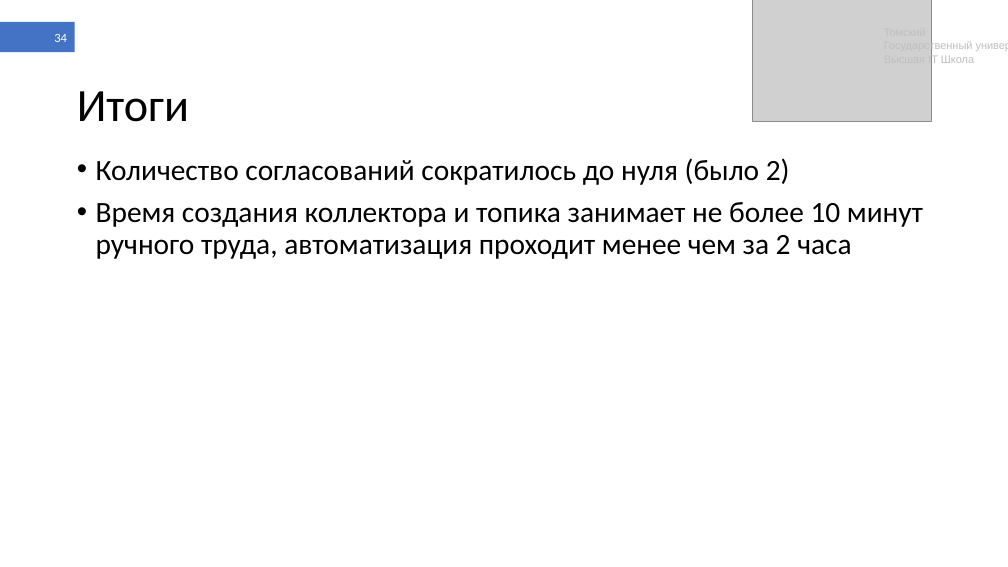
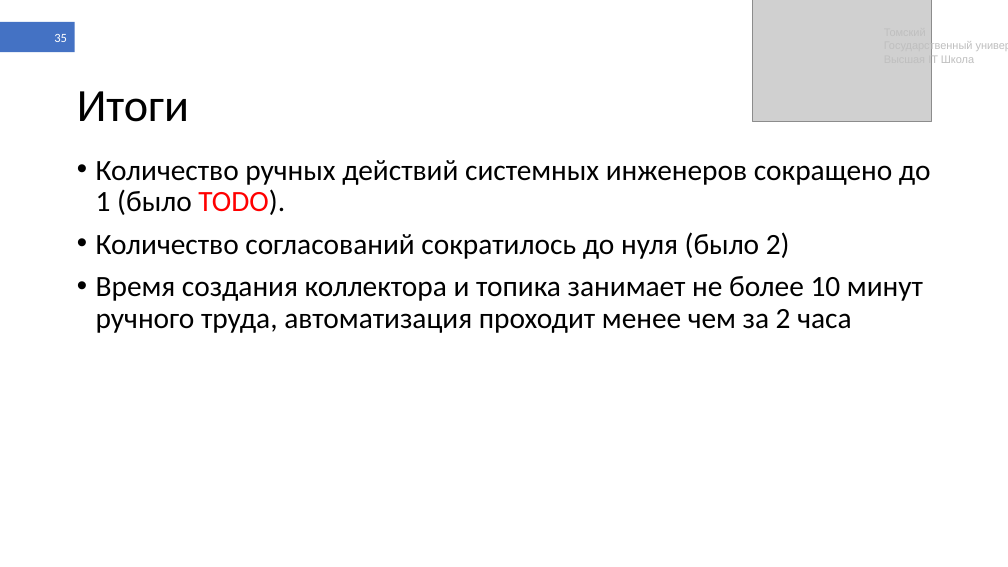
Before and after one commit to shameoff/GraduateWork, a slide deck: slide 35 of Презентация ВКР (в шаблоне).pptx (slide 34 before the commit). Drawn at 1008x567 pixels with LibreOffice and Linux fonts; fonts in the diff are those of the drawing; grey boxes stand for pictures. Boxes give left, top, right and bottom in pixels: in the first picture for what was removed or moved away, otherwise in the second. Text is boxed around its words. In the diff, an @@ line names an element or a change of style, - is before the commit and + after.

```diff
--- a/Презентация ВКР (в шаблоне).pptx
+++ b/Презентация ВКР (в шаблоне).pptx
@@ page number at <box>54,34,67,42</box>: text changed @@
-34
+35
@@ text at <box>96,160,931,215</box>: paragraph added @@
+• Количество ручных действий системных инженеров сокращено до 1 (было TODO).
```
Also in this commit, not shown: 14 other slides changed, 2 slides added, 1 slide removed.
